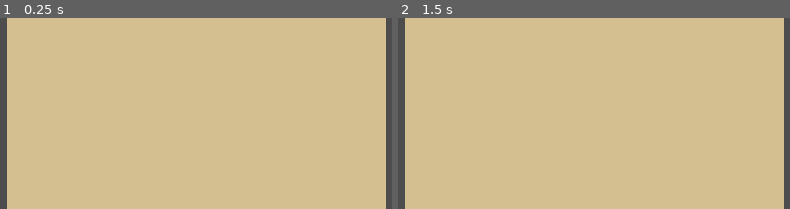
Above: before the commit, frames 1-2 (left to right).
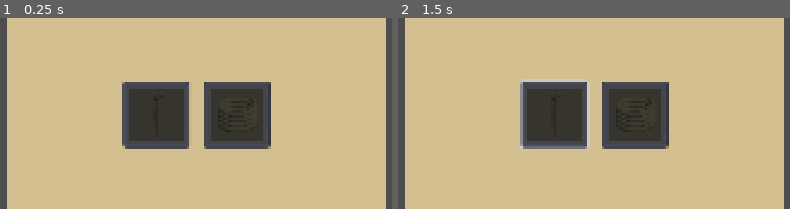
Above: after the commit, the same moments.

Repository: jbotes/AdventureGameGodot
Game: Godot game, scene res://bulletins/player_menus/crafting_menu.tscn
Same seed, same stepped clock (60 frames per second), same inputs: the game is played once before the commit and once after it. This scene is started directly instead of the project's main scene.
Inputs (mouse positions are % of the whole screen's width and height, from its top left):
- Up to frame 1 (0.25 s): no input
- Up to frame 2 (1.5 s): click (70, 59) at 0.52 s; tap Enter at 1.25 s; move the mouse to (72, 49) at 1.27 s; hold D (move_right) from 1.28 s (still down); tap E (interact) at 1.35 s; click (72, 49) at 1.42 s
The pictures show only the part of the screen within x 50-100%, y 34-84%; the shares and areas given below are measured in that part.

The runs differ from the first frame. In frame 1, 12% of the frame differs, in the area x 31-70%, y 33-69%; in frame 2, 13%, in the area x 31-70%, y 31-69%.

Commit message:
JB_20260426_002
craftable object menu work

Diff:
--- a/src/Game/Configs/item_config.gd
+++ b/src/Game/Configs/item_config.gd
@@ -41,8 +41,18 @@
 const ITEM_RESOURCE_PATHS := {
 	Keys.Stick : "res://Resources/item_resources/stick_resource.tres",
 	Keys.Stone : "res://Resources/item_resources/stone_resource.tres",
-	Keys.Plant : "res://Resources/item_resources/plant_resource.tres"
+	Keys.Plant : "res://Resources/item_resources/plant_resource.tres",
+	Keys.Axe : "res://Resources/item_resources/axe_resource.tres",
+	Keys.Rope : "res://Resources/item_resources/rope_resource.tres"
 }
 
 static func get_item_resource(key : Keys) -> ItemResource:
 	return load(ITEM_RESOURCE_PATHS.get(key))
+
+const CRAFTING_BLUEPRINT_RESOURCE_PATHS := {
+	Keys.Axe : "res://Resources/crafting_blueprint_resources/axe_blueprint.tres",
+	Keys.Rope : "res://Resources/crafting_blueprint_resources/rope_blueprint.tres"
+}
+
+static func get_crafting_blueprint_resource(key : Keys) -> CraftingBlueprintResource:
+	return load(CRAFTING_BLUEPRINT_RESOURCE_PATHS.get(key))
--- /dev/null
+++ b/src/Resources/crafting_blueprint_resources/axe_blueprint.tres
@@ -0,0 +1,23 @@
+[gd_resource type="Resource" script_class="CraftingBlueprintResource" load_steps=6 format=3 uid="uid://bcndi2oisae0a"]
+
+[ext_resource type="Script" uid="uid://b56f7lpbaam2k" path="res://Resources/crafting_blueprint_resources/blueprint_cost_data.gd" id="1_32b0o"]
+[ext_resource type="Script" uid="uid://bey6k2wnp2otw" path="res://Resources/crafting_blueprint_resources/crafting_blueprint_resource.gd" id="2_ffc1i"]
+
+[sub_resource type="Resource" id="Resource_32b0o"]
+script = ExtResource("1_32b0o")
+metadata/_custom_type_script = "uid://b56f7lpbaam2k"
+
+[sub_resource type="Resource" id="Resource_ffc1i"]
+script = ExtResource("1_32b0o")
+item_key = 1
+metadata/_custom_type_script = "uid://b56f7lpbaam2k"
+
+[sub_resource type="Resource" id="Resource_tcusr"]
+script = ExtResource("1_32b0o")
+item_key = 14
+metadata/_custom_type_script = "uid://b56f7lpbaam2k"
+
+[resource]
+script = ExtResource("2_ffc1i")
+costs = Array[ExtResource("1_32b0o")]([SubResource("Resource_32b0o"), SubResource("Resource_ffc1i"), SubResource("Resource_tcusr")])
+metadata/_custom_type_script = "uid://bey6k2wnp2otw"
--- /dev/null
+++ b/src/Resources/crafting_blueprint_resources/blueprint_cost_data.gd
@@ -0,0 +1,5 @@
+extends Resource
+class_name BlueprintCostData
+
+@export var item_key := ItemConfig.Keys.Stick
+@export var amount := 1
--- /dev/null
+++ b/src/Resources/crafting_blueprint_resources/crafting_blueprint_resource.gd
@@ -0,0 +1,5 @@
+extends Resource
+class_name CraftingBlueprintResource
+
+@export var item_key := ItemConfig.Keys.Axe
+@export var costs : Array[BlueprintCostData] = []
--- /dev/null
+++ b/src/Resources/crafting_blueprint_resources/rope_blueprint.tres
@@ -0,0 +1,15 @@
+[gd_resource type="Resource" script_class="CraftingBlueprintResource" load_steps=4 format=3 uid="uid://c30pddblvm0r"]
+
+[ext_resource type="Script" uid="uid://b56f7lpbaam2k" path="res://Resources/crafting_blueprint_resources/blueprint_cost_data.gd" id="1_1ks3t"]
+[ext_resource type="Script" uid="uid://bey6k2wnp2otw" path="res://Resources/crafting_blueprint_resources/crafting_blueprint_resource.gd" id="2_37ip0"]
+
+[sub_resource type="Resource" id="Resource_1ks3t"]
+script = ExtResource("1_1ks3t")
+item_key = 2
+amount = 2
+metadata/_custom_type_script = "uid://b56f7lpbaam2k"
+
+[resource]
+script = ExtResource("2_37ip0")
+costs = Array[ExtResource("1_1ks3t")]([SubResource("Resource_1ks3t")])
+metadata/_custom_type_script = "uid://bey6k2wnp2otw"
--- /dev/null
+++ b/src/UI/custom_nodes/crafting_button.gd
@@ -0,0 +1,7 @@
+extends TextureRect
+@onready var icon_texture_rect : TextureRect = $MarginContainer/IconTextureRect
+var item_key
+
+func set_item_key(_item_key) -> void:
+	item_key = _item_key
+	icon_texture_rect.texture = ItemConfig.get_item_resource(item_key).icon
--- /dev/null
+++ b/src/UI/custom_nodes/crafting_button.tscn
@@ -0,0 +1,35 @@
+[gd_scene load_steps=3 format=3 uid="uid://t467q2mlt2ib"]
+
+[ext_resource type="Texture2D" uid="uid://bv8ycyivam6ew" path="res://Assets/textures/panel_blue.png" id="1_rci71"]
+[ext_resource type="Script" uid="uid://bj0hacvpijema" path="res://UI/custom_nodes/crafting_button.gd" id="2_i3gea"]
+
+[node name="CraftingButton" type="TextureRect"]
+custom_minimum_size = Vector2(160, 160)
+offset_right = 40.0
+offset_bottom = 40.0
+texture = ExtResource("1_rci71")
+script = ExtResource("2_i3gea")
+
+[node name="MarginContainer" type="MarginContainer" parent="."]
+layout_mode = 1
+anchors_preset = 15
+anchor_right = 1.0
+anchor_bottom = 1.0
+grow_horizontal = 2
+grow_vertical = 2
+theme_override_constants/margin_left = 16
+theme_override_constants/margin_top = 16
+theme_override_constants/margin_right = 16
+theme_override_constants/margin_bottom = 16
+
+[node name="IconTextureRect" type="TextureRect" parent="MarginContainer"]
+layout_mode = 2
+expand_mode = 1
+
+[node name="Button" type="Button" parent="."]
+layout_mode = 1
+anchors_preset = 15
+anchor_right = 1.0
+anchor_bottom = 1.0
+grow_horizontal = 2
+grow_vertical = 2
--- /dev/null
+++ b/src/bulletins/player_menus/crafting_menu.gd
@@ -0,0 +1,12 @@
+extends PlayerMenuBase
+
+@onready var crafting_button_container: GridContainer =  %CraftingButtonContainer
+
+@export var crafting_button_scene : PackedScene
+
+func _ready() -> void:
+	for craftable_item_key in ItemConfig.CRAFTABLE_ITEM_KEYS:
+		var crafting_button := crafting_button_scene.instantiate()
+		crafting_button_container.add_child(crafting_button)
+		crafting_button.set_item_key(craftable_item_key)
+	super()
--- a/src/bulletins/player_menus/crafting_menu.tscn
+++ b/src/bulletins/player_menus/crafting_menu.tscn
@@ -1,8 +1,12 @@
-[gd_scene load_steps=2 format=3 uid="uid://dqsjuldhlewm"]
+[gd_scene load_steps=4 format=3 uid="uid://dqsjuldhlewm"]
 
 [ext_resource type="PackedScene" uid="uid://yeuqkaaqe16i" path="res://bulletins/player_menus/player_menu_base.tscn" id="1_ghr5s"]
+[ext_resource type="Script" uid="uid://cenjs1wipq5pf" path="res://bulletins/player_menus/crafting_menu.gd" id="2_rye6v"]
+[ext_resource type="PackedScene" uid="uid://t467q2mlt2ib" path="res://UI/custom_nodes/crafting_button.tscn" id="3_ivrjh"]
 
 [node name="CraftingMenu" instance=ExtResource("1_ghr5s")]
+script = ExtResource("2_rye6v")
+crafting_button_scene = ExtResource("3_ivrjh")
 
 [node name="Label" parent="MarginContainer/HBoxtContainer/VBoxContainer/UtilityNinePatchRect/MarginContainer/VBoxContainer/NinePatchRect" index="0"]
 text = "Crafting"
@@ -11,6 +15,9 @@
 layout_mode = 2
 size_flags_vertical = 3
 
-[node name="CraftableButtonContainer" type="GridContainer" parent="MarginContainer/HBoxtContainer/VBoxContainer/UtilityNinePatchRect/MarginContainer/VBoxContainer/CenterContainer" index="0"]
+[node name="CraftingButtonContainer" type="GridContainer" parent="MarginContainer/HBoxtContainer/VBoxContainer/UtilityNinePatchRect/MarginContainer/VBoxContainer/CenterContainer" index="0"]
+unique_name_in_owner = true
 layout_mode = 2
+theme_override_constants/h_separation = 32
+theme_override_constants/v_separation = 32
 columns = 3
--- a/src/bulletins/player_menus/player_menu_base.gd
+++ b/src/bulletins/player_menus/player_menu_base.gd
@@ -1,4 +1,5 @@
 extends Bulletin
+class_name PlayerMenuBase
 
 @onready var inventory_container: GridContainer =  %InventoryContainer
 @onready var item_description_label: Label = %ItemDescriptionLabel
Not shown, added: src/Resources/crafting_blueprint_resources/blueprint_cost_data.gd.uid
Not shown, added: src/Resources/crafting_blueprint_resources/crafting_blueprint_resource.gd.uid
Not shown, added: src/UI/custom_nodes/crafting_button.gd.uid
Not shown, added: src/bulletins/player_menus/crafting_menu.gd.uid
